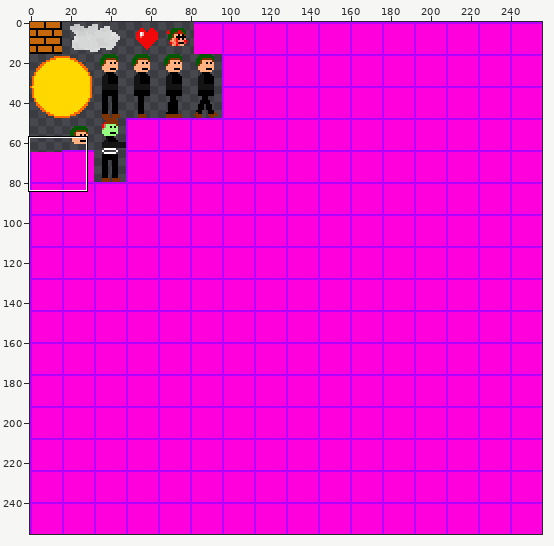
One commit to this sprite sheet: Hanfeldt Game/res/images/spritesheet.png. The picture above shows the old version from afar; the outline marks the close-up.
Close-up. Before the edit:
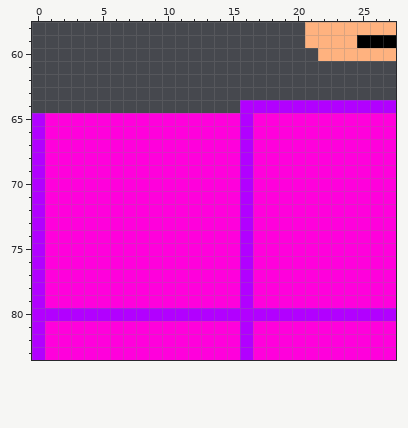
The file is 256x256 pixels. Pixels under 10% opacity are left out. Colours within 5 levels of each other are drawn and written as one. Shown: x 0..27, y 58..83.
The result:
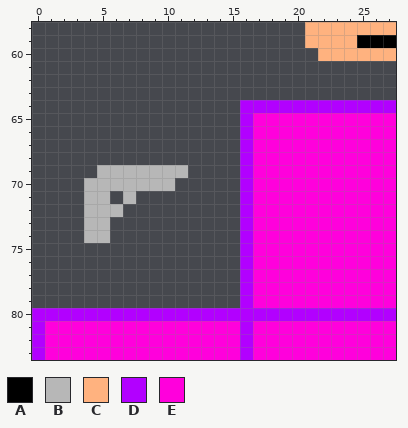
Palette (. is transparent): A #000000  B #b7b7b7  C #ffb27f  D #b200ff  E #ff00dc
Change:
Changed rows in their new state; - is an unchanged pixel.
first column x 0:
65 ................
66 ................
67 ................
68 ................
69 .....BBBBBBB....
70 ....BBBBBBB.....
71 ....BB.B........
72 ....BBB.........
73 ....BB..........
74 ....BB..........
75 ................
76 ................
77 ................
78 ................
79 ................
